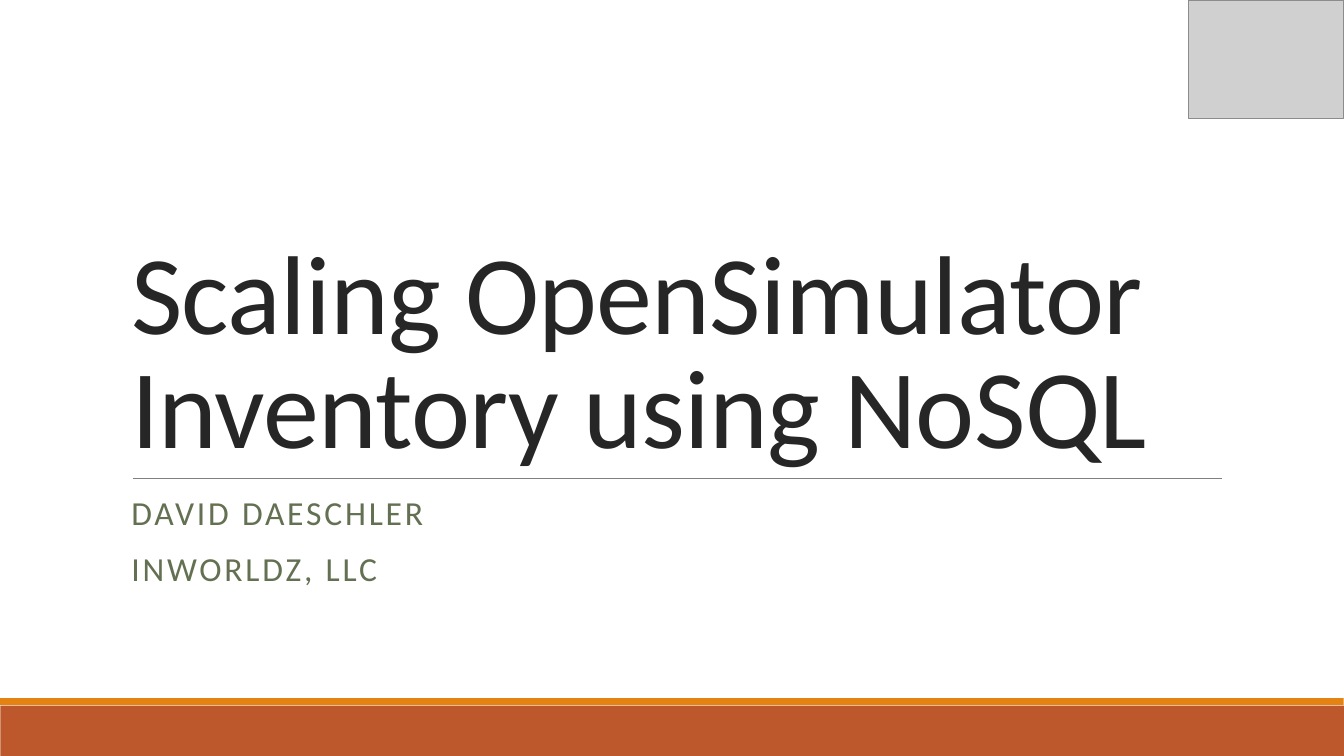
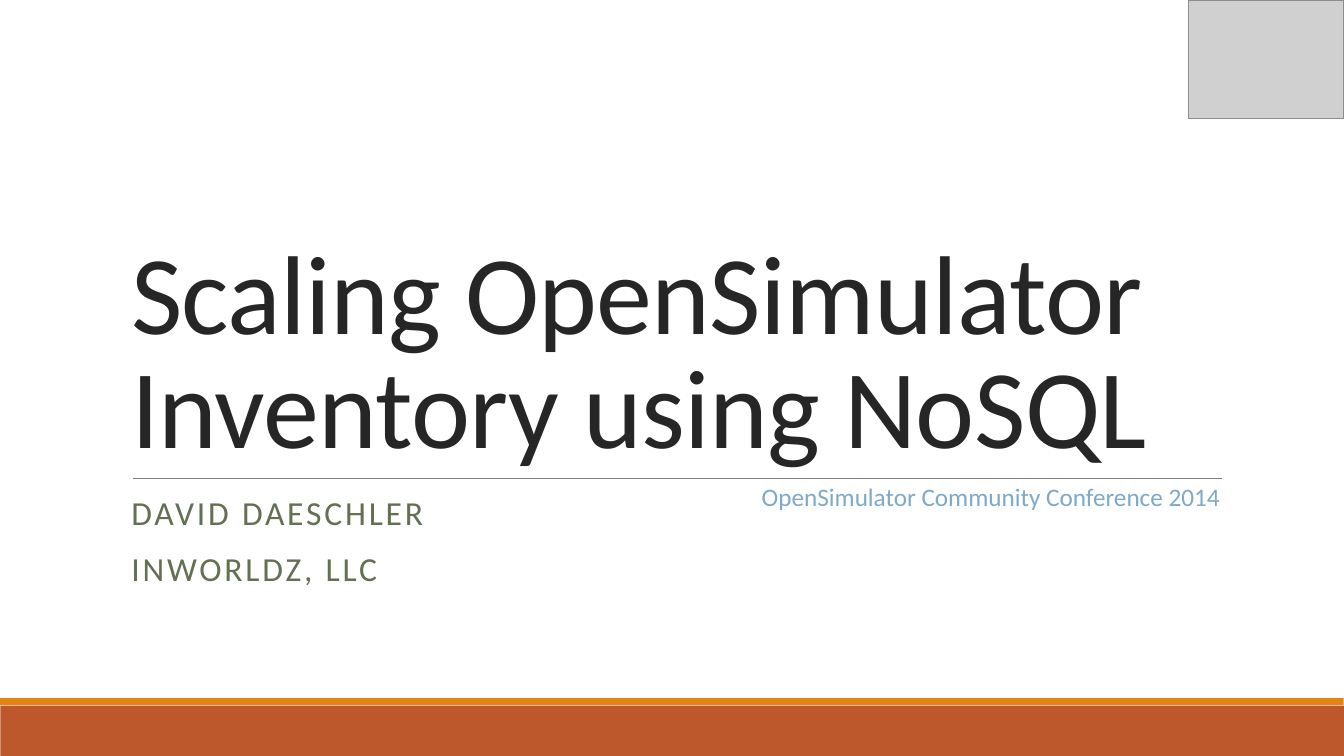
Before and after one commit to IslandzVW/opensim-cql-inventory, a slide deck: slide 1 of presentation/Scaling OpenSimulator Inventory using NoSQL.pptx. Drawn at 1344x756 pixels with LibreOffice and Linux fonts; fonts in the diff are those of the drawing; grey boxes stand for pictures. Boxes give left, top, right and bottom in pixels: in the first picture for what was removed or moved away, otherwise in the second. Text is boxed around its words. In the diff, an @@ line names an element or a change of style, - is before the commit and + after.

```diff
--- a/presentation/Scaling OpenSimulator Inventory using NoSQL.pptx
+++ b/presentation/Scaling OpenSimulator Inventory using NoSQL.pptx
@@ text added at (x1=762, y1=488, x2=1220, y2=510), 18 pt, text #7EA9CA @@
+OpenSimulator Community Conference 2014
```
Also in this commit, not shown: 1 other slide changed, 4 slides added, 1 other file.
